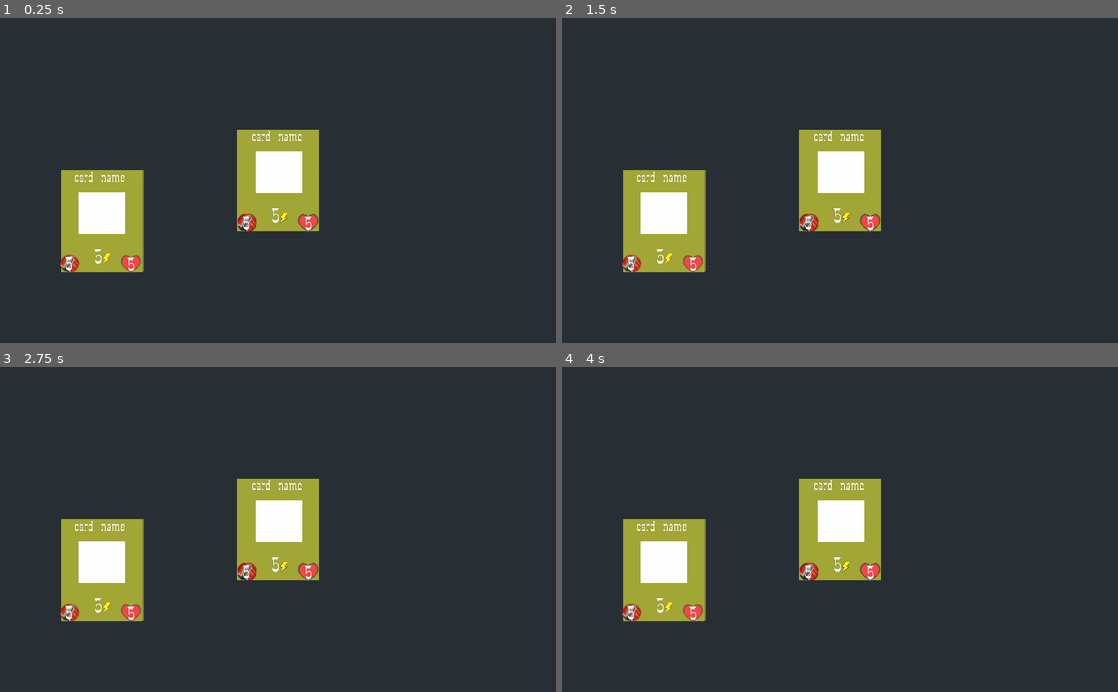
Above: before the commit, frames 1-4 (two rows, left to right).
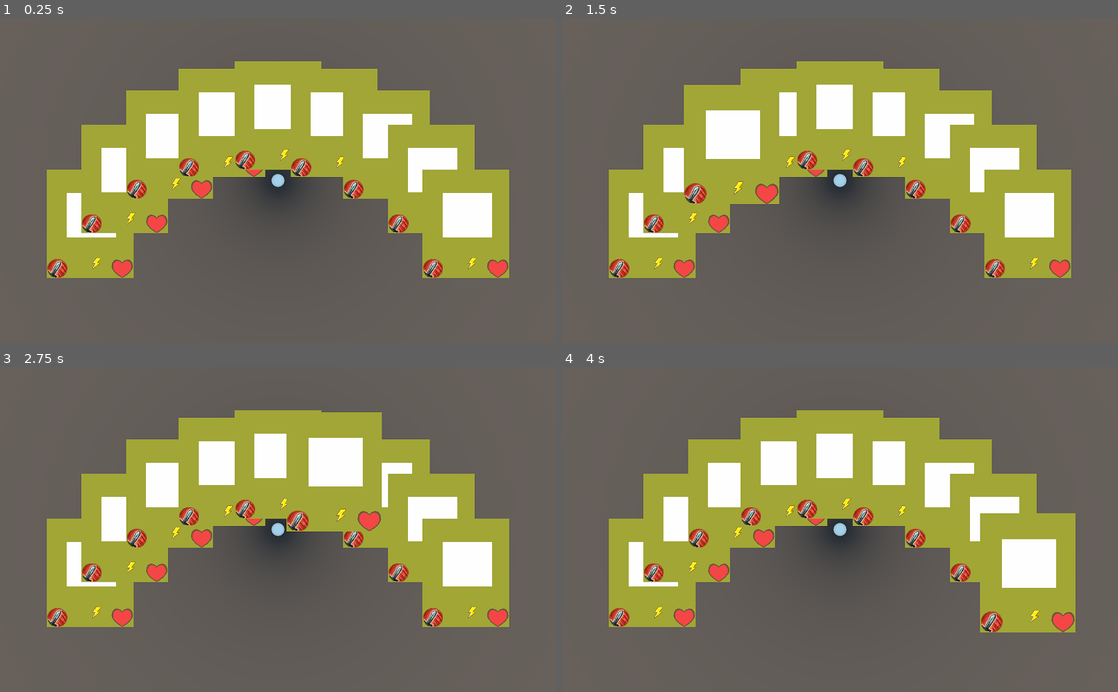
Above: after the commit, the same moments.

Repository: tpgame-spbstu/Tabletop-roguelike
Game: Godot game, scene res://Modification/hand.tscn
The game is run twice, just before and just after one commit, with the same random seed, the same clock (stepped at 60 frames per second) and the same inputs. This scene is started directly instead of the project's main scene.
Inputs (mouse positions are in pixels of both pictures, inside the frame that each line leads up to):
- Up to frame 1 (0.25 s): no input
- Up to frame 2 (1.5 s): tap Enter at 0.5 s; move the mouse to (962, 164) at 0.52 s; click (962, 164) at 0.67 s; tap Space at 1.25 s; move the mouse to (728, 196) at 1.27 s; click (728, 196) at 1.42 s
- Up to frame 3 (2.75 s): tap Enter at 2 s; move the mouse to (333, 458) at 2.02 s; click (333, 458) at 2.17 s
- Up to frame 4 (4 s): tap Space at 2.75 s; move the mouse to (812, 594) at 2.77 s; click (812, 594) at 2.92 s; tap Enter at 3.5 s; move the mouse to (1006, 578) at 3.52 s; click (1006, 578) at 3.67 s

The runs differ from the first frame. In frame 1, 97% of the frame differs, in the area x 0-100%, y 0-100%; in frame 2, 97%; in frame 3, 97%; in frame 4, 97%.
Error before the commit: Parse Error: The identifier "HoverTween" isn't a valid type (not a script or class), or couldn't be found on base "self". (res://Modification/card_3d.gd:9)

Commit message:
Добавил неблокирующее наведение мыши на карту #97

Diff:
--- a/Card/card_visuals_2d.tscn
+++ b/Card/card_visuals_2d.tscn
@@ -2,13 +2,15 @@
 
 [ext_resource path="res://Symbols/Textures/energy.tres" type="Texture" id=1]
 [ext_resource path="res://Card/card_visuals_2d.gd" type="Script" id=2]
-[ext_resource path="res://fonts/Wanted.otf" type="DynamicFontData" id=3]
+[ext_resource path="res://fonts/ubuntu-font-family-0.83/Ubuntu-M.ttf" type="DynamicFontData" id=3]
 [ext_resource path="res://Symbols/Textures/attack.tres" type="Texture" id=4]
 [ext_resource path="res://Symbols/Textures/health.tres" type="Texture" id=5]
 
 [sub_resource type="DynamicFont" id=11]
-size = 69
+size = 50
 outline_color = Color( 0.984314, 0.984314, 0.984314, 1 )
+use_mipmaps = true
+use_filter = true
 font_data = ExtResource( 3 )
 
 [sub_resource type="Theme" id=2]
@@ -20,7 +22,7 @@
 material = SubResource( 13 )
 
 [sub_resource type="DynamicFont" id=17]
-size = 100
+size = 80
 font_data = ExtResource( 3 )
 
 [sub_resource type="Theme" id=16]
@@ -37,9 +39,6 @@
 margin_right = 400.0
 margin_bottom = 501.0
 script = ExtResource( 2 )
-__meta__ = {
-"_edit_use_anchors_": false
-}
 
 [node name="ReferenceRect2" type="ReferenceRect" parent="."]
 anchor_right = 1.0
@@ -57,9 +56,6 @@
 theme = SubResource( 2 )
 text = "card_name"
 align = 1
-__meta__ = {
-"_edit_use_anchors_": false
-}
 
 [node name="Image" type="MeshInstance2D" parent="."]
 position = Vector2( 206, 210 )
--- a/Modification/card_3d.gd
+++ b/Modification/card_3d.gd
@@ -1,7 +1,7 @@
 extends StaticBody
 
-signal _mouse_entered(card)
-signal _mouse_exited(card)
+# signal _mouse_entered(card)
+# signal _mouse_exited(card)
 
 # original position regarding the animations (= position before the animation)
 var _orig_pos: Vector3 setget set_orig_pos, get_orig_pos
@@ -16,16 +16,16 @@
 	_hover_tween.connect("tween_all_completed", self, "_on_hover_tween_complete")
 	_hover_tween.set_state(_hover_tween.NONE)
 
-	connect("mouse_entered", self, "_on_mouse_entered")
-	connect("mouse_exited", self, "_on_mouse_exited")
+	# connect("mouse_entered", self, "_on_mouse_entered")
+	# connect("mouse_exited", self, "_on_mouse_exited")
 
-func _on_mouse_entered():
-	print("Mouse!")
-	emit_signal("_mouse_entered", self)
+# func _on_mouse_entered():
+#     print("Mouse!")
+#     emit_signal("_mouse_entered", self)
 
 
-func _on_mouse_exited():
-	emit_signal("_mouse_exited", self)
+# func _on_mouse_exited():
+#     emit_signal("_mouse_exited", self)
 
 
 func _on_hover_tween_complete():
@@ -38,7 +38,39 @@
 
 func set_orig_pos(pos):
 	_orig_pos = pos
-	print("orig: ", _orig_pos)
+	# print("orig: ", _orig_pos)
+
+
+func _get_points() -> PoolVector3Array:
+	# print("local rot: ", rotation)
+	# print("local trans: ", transform.basis.get_euler())
+	var pos := get_translation()
+	var _size: Vector3 = $CollisionShape.shape.get_extents() * 2
+	# print("rotation: ", get_rotation())
+	var phi = _size.angle_to(Vector3.RIGHT)# + get_rotation().y# + get_rotation().signed_angle_to(Vector3.RIGHT, Vector3.UP)
+	# var phi = get_rotation().signed_angle_to(Vector3.RIGHT, Vector3.UP)
+	# print("phi: ", rad2deg(_size.angle_to(Vector3.RIGHT)))
+	var ext_rot = get_rotation().y
+	# var ext_rot = global_transform.basis.get_euler().angle_to(Vector3.RIGHT)
+	# print("ext rot deg: ", rad2deg(ext_rot))
+	# print("phi: ", rad2deg(phi))
+	# print("sum: ", Vector3.RIGHT.rotated(Vector3.UP, phi + ext_rot), " rot: ", Vector3.RIGHT.rotated(Vector3.UP, phi).rotated(Vector3.UP, ext_rot))
+	var length := _size.length() / 2
+	var points: PoolVector3Array
+
+	# get the 4 points of the card's rectangle
+	# clockwise
+	for psi in [phi + ext_rot, -phi + ext_rot + PI, phi + ext_rot + PI, -phi + ext_rot]:
+		# print("psi: ", rad2deg(psi))
+		points.push_back(pos + Vector3.RIGHT.rotated(Vector3.UP, psi) * length)
+	return points
+
+
+func _get_2dpoints() -> PoolVector2Array:
+	var points: PoolVector2Array
+	for point in _get_points():
+		points.push_back(Vector2(point.x, point.z))
+	return points
 
 
 func get_orig_pos():
--- a/Modification/card_3d.tscn
+++ b/Modification/card_3d.tscn
@@ -55,4 +55,6 @@
 
 [node name="Camera" type="Camera" parent="."]
 transform = Transform( 1, 0, 0, 0, -4.37114e-08, 1, 0, -1, -4.37114e-08, 0, 4, 0 )
+projection = 1
 fov = 65.7
+size = 5.0
--- a/Modification/hand.gd
+++ b/Modification/hand.gd
@@ -1,8 +1,12 @@
 extends Spatial
 
+
+signal mouse_entered(card)
+signal mouse_exited(card)
 
 # stores the cards
 var _cards: Array
+var _hovered
 onready var card_inst = load("res://Modification/card_3d.tscn")
 # TODO: substitute, change it with the actual value
 const OFFSET := Vector3(0, 0.5, 0)
@@ -19,8 +23,150 @@
 		card_inst.instance(),
 		card_inst.instance()
 	]
+	connect("mouse_entered", self, "_on_mouse_entered")
+	connect("mouse_exited", self, "_on_mouse_exited")
 	initialize(cards)
 	draw_cards()
+
+
+# func _process(delta: float):
+#   print("mouse pos: ", get_global_mouse_position())
+
+func _input(event):
+	if event is InputEventMouseMotion:
+		# print("mouse pos: ", event.position)
+		# print("glogal mouse pos: ", event.global_position)
+		var cam = $Camera
+		# print("cam y: ", cam.get_camera_transform().origin.y)
+		# print("projected: ", cam.project_position(event.global_position, cam.get_camera_transform().origin.y))
+		# print("parent pos: ", get_transform().origin)
+		# print("card 0 pos: ", _cards[0].get_global_transform().origin)
+
+		var mouse_pos = get_viewport().get_mouse_position()
+		var ray_from = $Camera.project_ray_origin(mouse_pos)
+		# print("mouse_pos: ", mouse_pos)
+		# print("ray_from: ", ray_from)
+		var RAY_LENGTH = 1000
+		var ray_to = ray_from + $Camera.project_ray_normal(mouse_pos) * RAY_LENGTH
+		var space_state = get_world().direct_space_state
+
+		var first_card = space_state.intersect_ray(ray_from, ray_to)
+		if first_card:
+			first_card = first_card["collider"]
+			# print("first_card: ", first_card)
+			if not _hovered:
+				_hovered = first_card
+				emit_signal("mouse_entered", first_card)
+			else:
+				if first_card != _hovered:
+					emit_signal("mouse_exited", _hovered)
+					_hovered = first_card
+					emit_signal("mouse_entered", first_card)
+					return
+				var second_card = space_state.intersect_ray(ray_from, ray_to, [_hovered])
+				if second_card:
+					second_card = second_card["collider"]
+					if second_card == first_card:
+						print(_hovered)
+						print(first_card, second_card)
+						print("s = f")
+						return
+					if second_card == _hovered:
+						print("s = h")
+					var poly1 = first_card._get_2dpoints()
+					var poly2 = second_card._get_2dpoints()
+
+					var inter = Geometry.intersect_polygons_2d(poly1, poly2)
+					if inter:
+						# var line = ImmediateGeometry.new()
+						# var ig = ImmediateGeometry.new()
+						# add_child(line)
+						# add_child(ig)
+						var line = $line
+						var ig = $ig
+						ig.clear()
+						line.clear()
+						ig.begin(Mesh.PRIMITIVE_LINE_LOOP)
+						var _p
+						var _x = 0
+						var _y = 0
+						var _xy = 0
+						var _x2 = 0
+						var _y2 = 0
+						var n = 0
+						for p in inter[0]:
+							_p = Vector3(p.x, 2, p.y)
+							_x += p.x
+							_y += p.y
+							_xy += p.x*p.y
+							_x2 += pow(p.x, 2)
+							_y2 += pow(p.y, 2)
+							n += 1
+							ig.add_vertex(_p)
+						ig.end()
+						var a = (n * _xy - _x * _y) / (n * _y2 - pow(_y, 2))
+						var b = (_x - a * _y) / n
+
+						var p1 = Vector3(a * 30 + b, 2, 30)
+						var p2 = Vector3(a * -30 + b, 2, -30)
+
+						line.begin(Mesh.PRIMITIVE_LINE_LOOP)
+						line.add_vertex(p1)
+						line.add_vertex(p2)
+						line.end()
+
+						var mouse_local_pos = Vector2(ray_to.x, ray_to.z)
+						var first_card_trans = first_card.get_translation()
+						var first_card_pos = Vector2(first_card_trans.x, first_card_trans.z)
+
+						if a * first_card_pos.y + b < first_card_pos.x and a * mouse_local_pos.y + b >= mouse_local_pos.x or \
+							a * first_card_pos.y + b >= first_card_pos.x and a * mouse_local_pos.y + b < mouse_local_pos.x:
+							emit_signal("mouse_exited", first_card)
+							emit_signal("mouse_entered", second_card)
+							_hovered = second_card
+
+						# print(a * first_card_pos.y + b, " ", first_card_pos.x, ", mouse: ", a*mouse_local_pos.y + b, ", ", mouse_local_pos.x)
+						# print("ray to: ", ray_to)
+						# print(first_card.get_translation())
+						# $point.set_translation(Vector3(-7.925, 2, 0.925))
+						# print($point.get_translation())
+
+
+		elif _hovered and not first_card:
+			emit_signal("mouse_exited", _hovered)
+			_hovered = null
+
+
+
+		#     first_card = first_card["collider"]
+		#     var second_card = space_state.intersect_ray(ray_from, ray_to, [_hovered])
+		#     if second_card:
+		#         print("here")
+		#         second_card = second_card["collider"]
+		#         emit_signal("mouse_exited", first_card)
+		#         emit_signal("mouse_entered", second_card)
+		# elif _hovered:
+		#     emit_signal("mouse_exited", _hovered[0])
+
+		# if first_card and not second_card:
+		#     first_card.emit_signal("_mouse_entered", first_card)
+		# elif first_card and second_card:
+		#     second_card.emit_signal("_mouse_entered", second_card)
+		# else:
+		#     for card in _hovered:
+		#         card.emit_signal("_mouse_exited", card)
+		# print(_hovered)
+		# print(first_card)
+		# print(second_card)
+		# if second_card:
+		#     if second_card["collider"] in _cards:
+		#         print("Hit!")
+		#     second_card["collider"].emit_signal("_mouse_entered", second_card["collider"])
+		# else:
+		#     for _card in _hovered:
+		#         if second_card and _card != second_card["collider"]:
+		#             print("emited")
+		#             _card.emit_signal("_mouse_exited", _card)
 
 
 func initialize(cards: Array):
@@ -28,8 +174,10 @@
 	# add all the cards as children to the root
 	for card in _cards:
 		add_child(card)
-		card.connect("_mouse_entered", self, "_on_mouse_entered")
-		card.connect("_mouse_exited", self, "_on_mouse_exited")
+		# connect("mouse_entered", self, "_on_mouse_entered")
+		# connect("mouse_exited", self, "_on_mouse_exited")
+		# card.connect("_mouse_entered", self, "_on_mouse_entered")
+		# card.connect("_mouse_exited", self, "_on_mouse_exited")
 
 
 func draw_cards():
@@ -40,18 +188,106 @@
 	var dh = 0.01
 
 	var cur_rad: float
+	var cols = [Color.green, Color.black, Color.white, Color.magenta, Color.aqua, Color.blueviolet, Color.chocolate, Color.cornflower, Color.crimson, Color.darkcyan, Color.darkorange, Color.red]
 	for i in _cards.size():
 		cur_rad = rad_from + i * (rad_to - rad_from) / (_cards.size() - 1)
 		_cards[i].translate(pos + Vector3(cos(cur_rad), i * dh, sin(cur_rad)) * r)
-		print(_cards[i].get_translation())
+		# print(_cards[i].get_translation())
 		_cards[i].set_orig_pos(_cards[i].get_translation())
-
+		var e = _cards[i].rotation
+		# print("before ", rad2deg(e.x), " ", rad2deg(e.y), " ", rad2deg(e.z))
+
+		# _cards[i].rotate(Vector3.UP, -cur_rad - TAU / 4)
+
+		# e = _cards[i].rotation
+		# print("after ", rad2deg(e.x), " ", rad2deg(e.y), " ", rad2deg(e.z))
+		# print(_cards[i].rotation)
+		# print(_cards[i].global_transform.basis.get_euler())
+		# print(_cards[i].global_transform.basis.get_euler().angle_to(Vector3.RIGHT))
+
+		# print(_cards[i]._get_2dpoints())
+#         var j = 0
+#         for p in _cards[i]._get_points():
+#             var s = $point.duplicate()
+#             add_child(s)
+#             var mesh = s.mesh.duplicate()
+#             var mat = mesh.material.duplicate()
+#             mat.albedo_color = cols[i %  cols.size()]
+#             mesh.set_material(mat)
+#             s.set_mesh(mesh)
+# #            print("local ", p)
+# #            print("global ", _cards[i].to_local(p))
+#             s.translate(p)
+#             s.show()
+#             j+= 1
+#         # break
+#     $point.hide()
+#     for i in _cards.size() - 1:
+#         var poly = Geometry.intersect_polygons_2d(_cards[i]._get_2dpoints(), _cards[i + 1]._get_2dpoints())
+#         var ma = Vector2.ZERO
+#         var mi = Vector2.ZERO
+#         var line = ImmediateGeometry.new()
+#         var ig = ImmediateGeometry.new()
+#         add_child(line)
+#         add_child(ig)
+#         # var ig = $draw
+#         ig.clear()
+#         line.clear()
+#         ig.begin(Mesh.PRIMITIVE_LINE_LOOP)
+#         var _p
+#         var rot = _cards[i].get_rotation().y
+#         var _x = 0
+#         var _y = 0
+#         var _xy = 0
+#         var _x2 = 0
+#         var _y2 = 0
+#         var n = 0
+#         for p in poly[0]:
+#             _p = Vector3(p.x, 2, p.y)
+#             _x += p.x
+#             _y += p.y
+#             _xy += p.x*p.y
+#             _x2 += pow(p.x, 2)
+#             _y2 += pow(p.y, 2)
+#             n += 1
+#             # _p = _p.rotated(Vector3.UP, -rot)
+#             # ig.add_vertex(Vector3(p.x, 2, p.y))
+#             ig.add_vertex(_p)
+#             # if _p.x > ma.x:
+#             #     ma.x = _p.x
+#             # if _p.y > ma.y:
+#             #     ma.y = _p.y
+#             # if _p.x < mi.x:
+#             #     mi.x = _p.x
+#             # if _p.y < mi.y:
+#             #     mi.y = _p.y
+#         ig.end()
+#         # print(poly, ma, mi)
+#         var a = (n * _xy - _x * _y) / (n * _y2 - pow(_y, 2))
+#         var b = (_x - a * _y) / n
+
+#         var p1 = Vector3(a * 30 + b, 2, 30)
+#         var p2 = Vector3(a * -30 + b, 2, -30)
+
+
+#         line.begin(Mesh.PRIMITIVE_LINE_LOOP)
+#         line.add_vertex(p1)
+#         line.add_vertex(p2)
+#         # line.add_vertex(Vector3(ma.x, 2, ma.y))#.rotated(Vector3.UP,rot))
+#         # line.add_vertex(Vector3(ma.x, 2, mi.y))#.rotated(Vector3.UP,rot))
+#         # line.add_vertex(Vector3(mi.x, 2, mi.y))#.rotated(Vector3.UP,rot))
+#         # line.add_vertex(Vector3(mi.x, 2, ma.y))#.rotated(Vector3.UP,rot))
+#         # line.add_vertex(Vector3((ma.x + mi.x) / 2, 2, ma.y))
+#         # line.add_vertex(Vector3((ma.x + mi.x) / 2, 2, mi.y))
+#         line.end()
 
 func _on_mouse_entered(card):
 	var tween = card.get_hower_tween()
 	tween.on_enter(OFFSET)
+	# _hovered.append(card)
 
 
 func _on_mouse_exited(card):
 	var tween = card.get_hower_tween()
 	tween.on_exit()
+	# _hovered.erase(card)
--- a/Modification/hand.tscn
+++ b/Modification/hand.tscn
@@ -1,6 +1,14 @@
-[gd_scene load_steps=2 format=2]
+[gd_scene load_steps=4 format=2]
 
 [ext_resource path="res://Modification/hand.gd" type="Script" id=2]
+
+[sub_resource type="SpatialMaterial" id=1]
+
+[sub_resource type="SphereMesh" id=2]
+resource_local_to_scene = true
+material = SubResource( 1 )
+radius = 0.3
+height = 0.6
 
 [node name="hand" type="Spatial"]
 script = ExtResource( 2 )
@@ -10,5 +18,17 @@
 
 [node name="Camera" type="Camera" parent="."]
 transform = Transform( 1, 0, 0, 0, -4.37114e-08, 1, 0, -1, -4.37114e-08, 0, 5, 0 )
+projection = 1
 current = true
 fov = 116.147
+size = 15.0
+
+[node name="draw" type="ImmediateGeometry" parent="."]
+
+[node name="point" type="MeshInstance" parent="."]
+mesh = SubResource( 2 )
+material/0 = null
+
+[node name="line" type="ImmediateGeometry" parent="."]
+
+[node name="ig" type="ImmediateGeometry" parent="."]
--- a/Modification/hover_tween.gd
+++ b/Modification/hover_tween.gd
@@ -3,9 +3,9 @@
 class_name HoverTween
 
 enum {
-	NONE, # no animation
-	ENTER, # animation on mouse entering the card's collision obj
-	EXIT, # animation on mouse exiting the card's collision obj
+    NONE, # no animation
+    ENTER, # animation on mouse entering the card's collision obj
+    EXIT, # animation on mouse exiting the card's collision obj
 }
 var _state setget set_state, get_state
 # duration of scale and translate tweens when the
@@ -23,48 +23,52 @@
 
 
 func set_state(state):
-	assert(state >= NONE and state <= EXIT)
-	_state = state
+    assert(state >= NONE and state <= EXIT)
+    _state = state
 
 
 func get_state():
-	return _state
+    return _state
 
 
 func _reset():
-	remove_all()
-	set_state(NONE)
+    remove_all()
+    set_state(NONE)
 
 
 func on_enter(offset: Vector3):
-	var card = get_parent()
-	match get_state():
-		EXIT:
-			# stop the current exiting animatnion as we will start the entering one
-			_reset()
-			continue # fallthrough
-		# aparently, in order to fallthrough one needs to have the original match in the branch
-		NONE, EXIT:
-			set_state(ENTER)
-			interpolate_property(card, "scale", card.scale, Vector3.ONE * SCALE_CARD_DRAW,
-				DUR_CARD_DRAW, Tween.TRANS_CIRC, Tween.EASE_OUT)
-			interpolate_property(card, "translation", card.get_translation(), card.get_orig_pos() + offset,
-				DUR_CARD_DRAW, Tween.TRANS_CIRC, Tween.EASE_OUT)
-			start()
+    var card = get_parent()
+    match get_state():
+        EXIT:
+            # stop the current exiting animatnion as we will start the entering one
+            _reset()
+            continue # fallthrough
+        # aparently, in order to fallthrough one needs to have the original match in the branch
+        NONE, EXIT:
+            set_state(ENTER)
+            card.set_scale(Vector3.ONE * 1.1)
+            card.set_translation(card.get_orig_pos() + offset)
+            # interpolate_property(card, "scale", card.scale, Vector3.ONE * SCALE_CARD_DRAW,
+            #     DUR_CARD_DRAW, Tween.TRANS_CIRC, Tween.EASE_OUT)
+            # interpolate_property(card, "translation", card.get_translation(), card.get_orig_pos() + offset,
+            #     DUR_CARD_DRAW, Tween.TRANS_CIRC, Tween.EASE_OUT)
+            start()
 
 
 func on_exit():
-	var card = get_parent()
-	match get_state():
-		ENTER:
-			# stop the current entering animatnion as we will start the exiting one
-			_reset()
-			continue # fallthrough
-		# aparently, in order to fallthrough one needs to have the original match in the branch
-		NONE, ENTER:
-			set_state(EXIT)
-			interpolate_property(card, "scale", card.scale, Vector3.ONE,
-				DUR_CARD_UNDRAW * (1 - SCALE_UNDRAW_OFF), Tween.TRANS_SINE, Tween.EASE_IN_OUT, DUR_CARD_UNDRAW * SCALE_UNDRAW_OFF)
-			interpolate_property(card, "translation", card.get_translation(), card.get_orig_pos(),
-				DUR_CARD_UNDRAW, Tween.TRANS_CUBIC, Tween.EASE_IN)
-			start()
+    var card = get_parent()
+    match get_state():
+        ENTER:
+            # stop the current entering animatnion as we will start the exiting one
+            _reset()
+            continue # fallthrough
+        # aparently, in order to fallthrough one needs to have the original match in the branch
+        NONE, ENTER:
+            set_state(EXIT)
+            card.set_scale(Vector3.ONE)
+            card.set_translation(card.get_orig_pos())
+            # interpolate_property(card, "scale", card.scale, Vector3.ONE,
+            #     DUR_CARD_UNDRAW * (1 - SCALE_UNDRAW_OFF), Tween.TRANS_SINE, Tween.EASE_IN_OUT, DUR_CARD_UNDRAW * SCALE_UNDRAW_OFF)
+            # interpolate_property(card, "translation", card.get_translation(), card.get_orig_pos(),
+            #     DUR_CARD_UNDRAW, Tween.TRANS_CUBIC, Tween.EASE_IN)
+            start()
--- a/project.godot
+++ b/project.godot
@@ -19,6 +19,11 @@
 "language": "GDScript",
 "path": "res://game_load_manager.gd"
 }, {
+"base": "Tween",
+"class": "HoverTween",
+"language": "GDScript",
+"path": "res://Modification/hover_tween.gd"
+}, {
 "base": "Reference",
 "class": "LinMoveAnimation",
 "language": "GDScript",
@@ -32,6 +37,7 @@
 _global_script_class_icons={
 "Cost": "",
 "GameLoadManager": "",
+"HoverTween": "",
 "LinMoveAnimation": "",
 "Symbol": ""
 }
@@ -46,10 +52,19 @@
 GameSettings="*res://game_settings.gd"
 SymbolManager="*res://Symbols/symbol_manager.gd"
 
+[global]
+
+font=false
+
 [physics]
 
 common/enable_pause_aware_picking=true
 
 [rendering]
 
+quality/filters/sharpen_intensity=0.498
+quality/filters/anisotropic_filter_level=8
+quality/subsurface_scattering/quality=2
+quality/voxel_cone_tracing/high_quality=true
+quality/filters/msaa=3
 environment/default_environment="res://default_env.tres"
